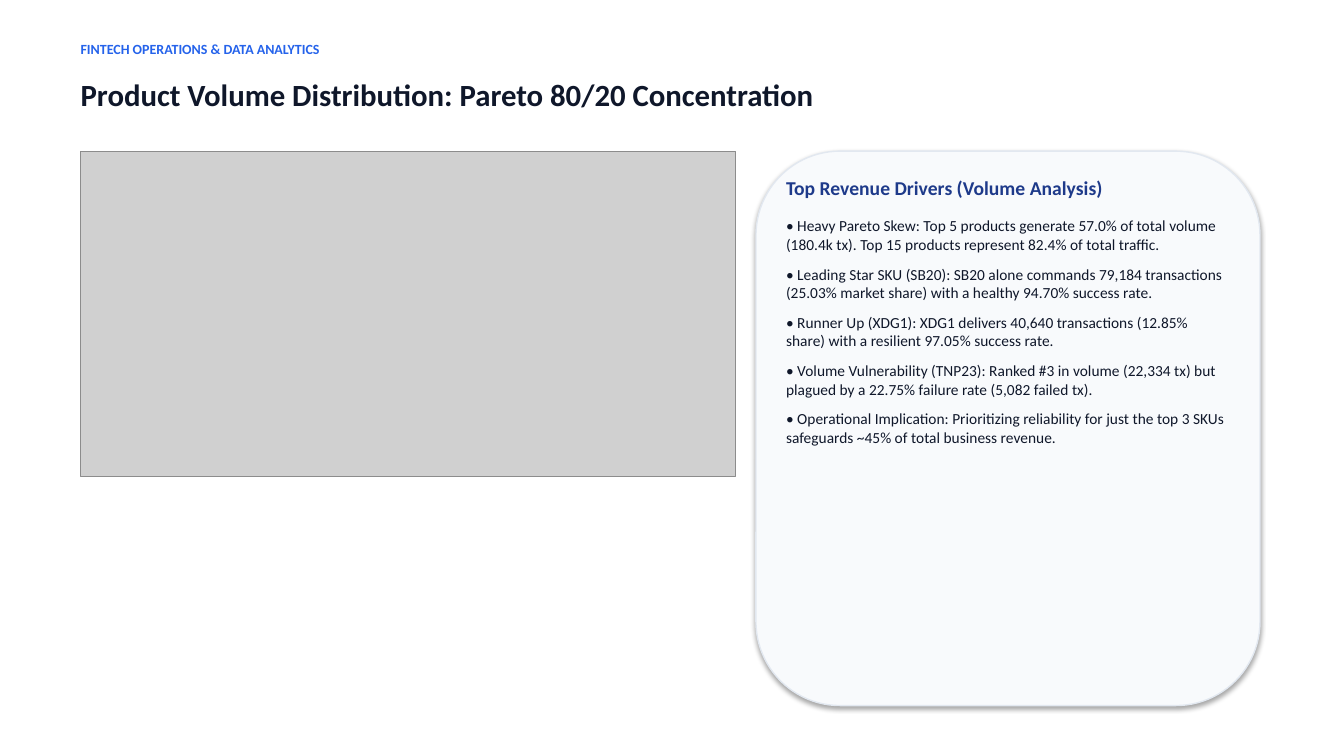
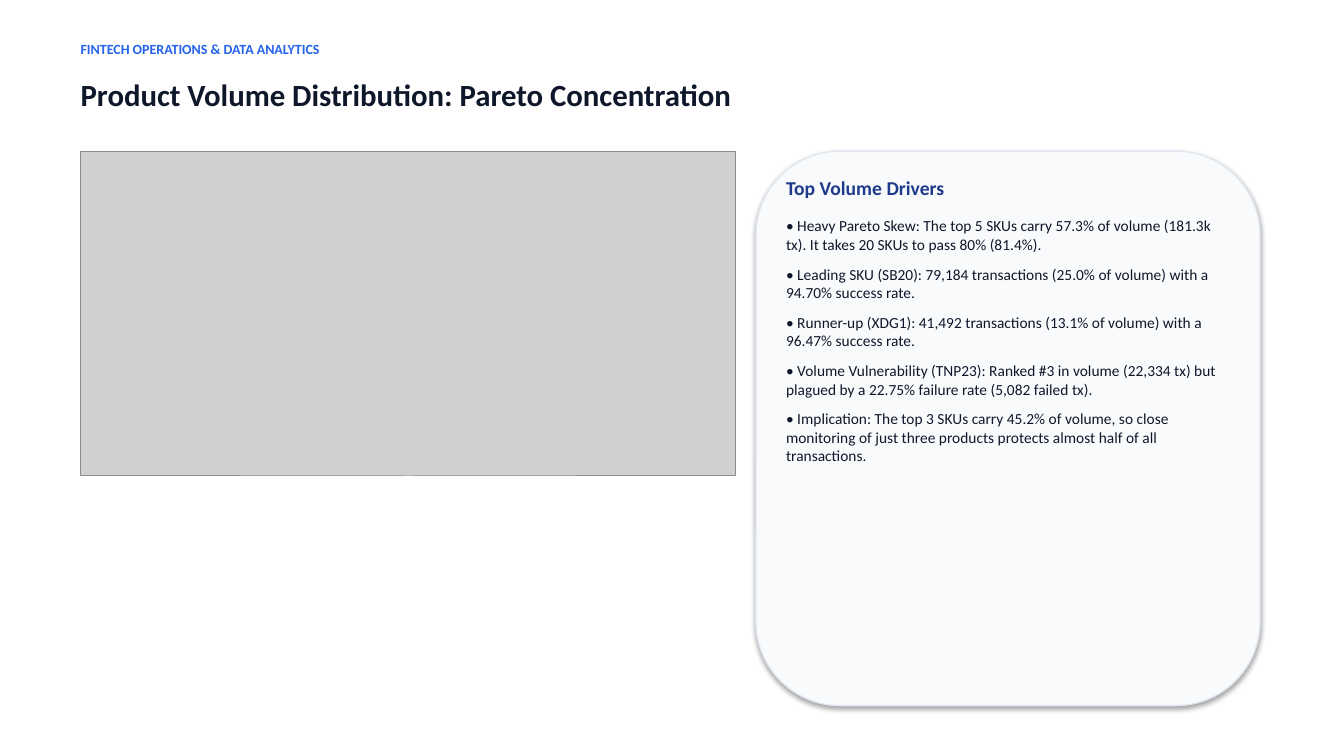
Before and after one commit to Achimedes28/fintech-ppob-transaction-operations-analytics, a slide deck: slide 3 of presentations/Fintech_PPOB_Transaction_Operations_Analytics.pptx. Drawn at 1344x756 pixels with LibreOffice and Linux fonts; fonts in the diff are those of the drawing; grey boxes stand for pictures. Boxes give left, top, right and bottom in pixels: in the first picture for what was removed or moved away, otherwise in the second. Text is boxed around its words. In the diff, an @@ line names an element or a change of style, - is before the commit and + after.

```diff
--- a/presentations/Fintech_PPOB_Transaction_Operations_Analytics.pptx
+++ b/presentations/Fintech_PPOB_Transaction_Operations_Analytics.pptx
@@ text at (81, 84, 731, 107): text changed @@
-Product Volume Distribution: Pareto 80/20 Concentration
+Product Volume Distribution: Pareto Concentration
@@ text at (786, 181, 1211, 346): text changed @@
-Top Revenue Drivers (Volume Analysis)
-• Heavy Pareto Skew: Top 5 products generate 57.0% of total volume (180.4k tx). Top 15 products represent 82.4% of total traffic.
-• Leading Star SKU (SB20): SB20 alone commands 79,184 transactions (25.03% market share) with a healthy 94.70% success rate.
-• Runner Up (XDG1): XDG1 delivers 40,640 transactions (12.85% share) with a resilient 97.05% success rate.
+Top Volume Drivers
+• Heavy Pareto Skew: The top 5 SKUs carry 57.3% of volume (181.3k tx). It takes 20 SKUs to pass 80% (81.4%).
+• Leading SKU (SB20): 79,184 transactions (25.0% of volume) with a 94.70% success rate.
+• Runner-up (XDG1): 41,492 transactions (13.1% of volume) with a 96.47% success rate.
@@ text at (786, 413, 1169, 461): text changed @@
-• Operational Implication: Prioritizing reliability for just the top 3 SKUs safeguards ~45% of total business revenue.
+• Implication: The top 3 SKUs carry 45.2% of volume, so close monitoring of just three products protects almost half of all transactions.
```
Also in this commit, not shown: 8 other slides changed, 18 other files.
